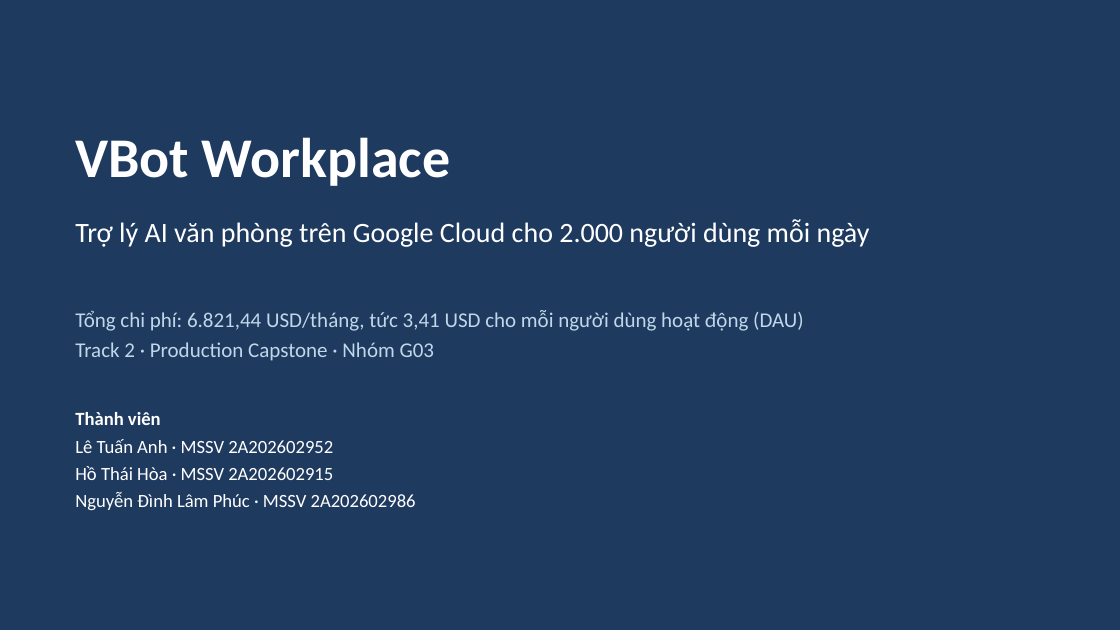
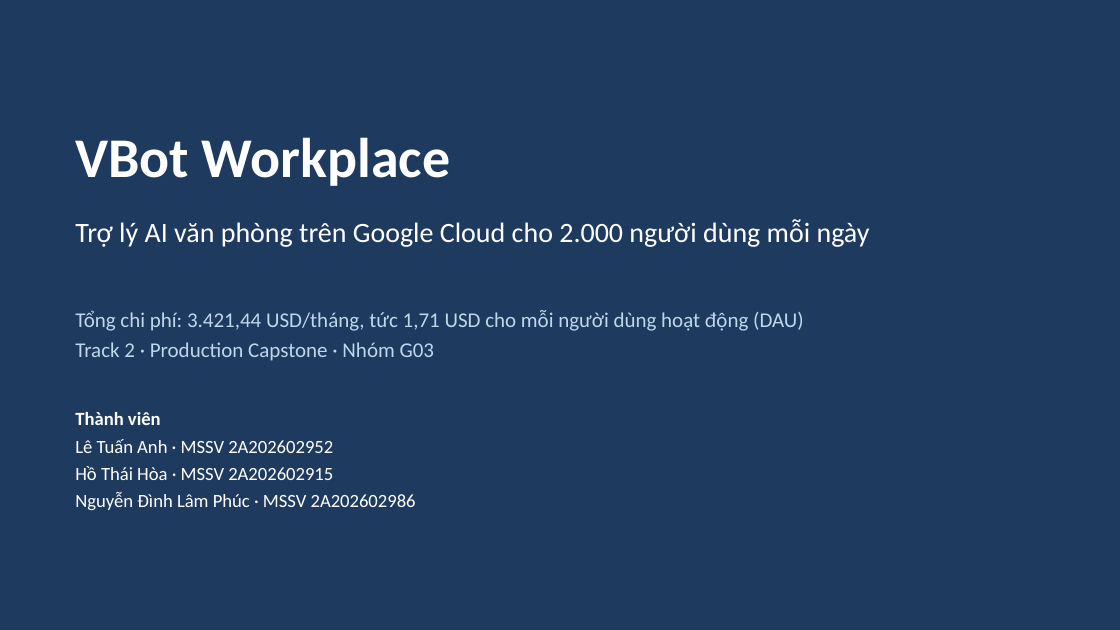
Before and after one commit to anhltsefpt/VBot-production-capstone, a slide deck: slide 1 of anh-le/G03_slide.pptx. Drawn at 1120x630 pixels with LibreOffice and Linux fonts; fonts in the diff are those of the drawing. Boxes give left, top, right and bottom in pixels: in the first picture for what was removed or moved away, otherwise in the second. Text is boxed around its words. In the diff, an @@ line names an element or a change of style, - is before the commit and + after.

```diff
--- a/anh-le/G03_slide.pptx
+++ b/anh-le/G03_slide.pptx
@@ text at (75, 310, 804, 331): text changed @@
-Tổng chi phí: 6.821,44 USD/tháng, tức 3,41 USD cho mỗi người dùng hoạt động (DAU)
+Tổng chi phí: 3.421,44 USD/tháng, tức 1,71 USD cho mỗi người dùng hoạt động (DAU)
```
Also in this commit, not shown: 6 other slides changed, 8 other files.
